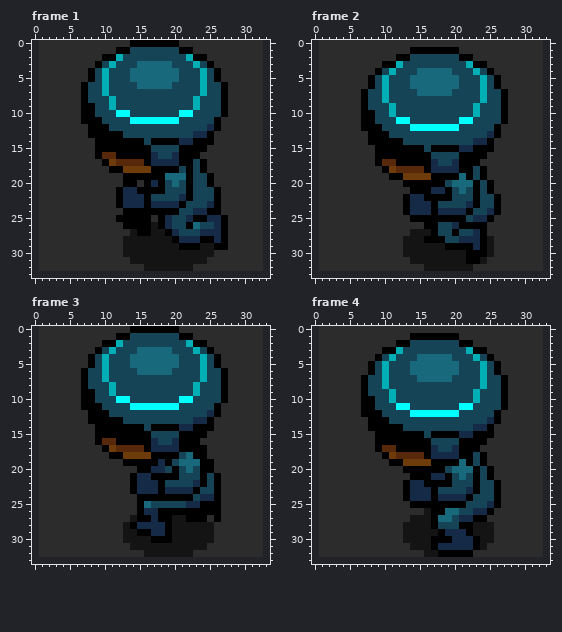
Edited in one commit: pixel-art file (working/playerTestRun.ase). Above: the version before the commit.
32x33 pixels, 4 frames. Shown: frame 1, frame 2, frame 3, frame 4. The old version is drawn lined up with the new one, on the new canvas.
After:
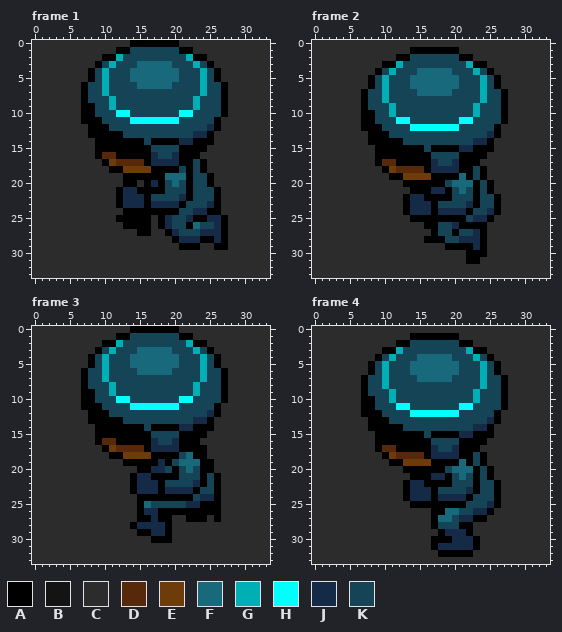
Palette (. is transparent): A #000000  B #141414  C #2c2c2c  D #572809  E #6e3c0b  F #19697d  G #00afb5  H #00ffff  J #142a47  K #164457
Changes in this commit:
canvas 32x33 -> 34x34, the old top-left corner now at 1,0
Frame 1:
Colour C is added in rows 0 to 32 at x 0 and 33; in row 33 at x 0 to 33.
Colour C replaces colour B in row 26 at x 17; in row 27 at x 14 and 17 to 18; in row 28 at x 13 to 19; in row 29 at x 13 to 20 and 24 to 25; in row 30 at x 13 to 25; in row 31 at x 14 to 24.
Colour C replaces colour B in row 32 at x 16 to 22.
Frame 2:
Colour C is added in rows 0 to 32 at x 0 and 33; in row 33 at x 0 to 33.
Colour C replaces colour B in row 27 at x 14 to 16; in row 28 at x 13 to 15 and 25; in row 29 at x 13 to 18 and 25; in row 30 at x 13 to 21 and 25; in row 31 at x 14 to 21 and 24; in row 32 at x 16 to 22.
Frame 3:
Colour C is added in rows 0 to 32 at x 0 and 33; in row 33 at x 0 to 33.
Colour C replaces colour B in row 27 at x 14 and 20 to 21; in row 28 at x 13 and 20 to 25; in row 29 at x 13 to 14 and 20 to 25; in row 30 at x 13 to 16 and 20 to 25; in row 31 at x 14 to 24; in row 32 at x 16 to 22.
Frame 4:
Colour C is added in rows 0 to 32 at x 0 and 33; in row 33 at x 0 to 33.
Colour C replaces colour B in row 26 at x 16; in row 27 at x 14 to 16; in row 28 at x 13 to 16 and 23 to 25; in row 29 at x 13 to 17 and 23 to 25; in row 30 at x 13 to 16 and 24 to 25; in row 31 at x 14 to 16 and 24.
Colour C replaces colour B in row 32 at x 16 to 17.
